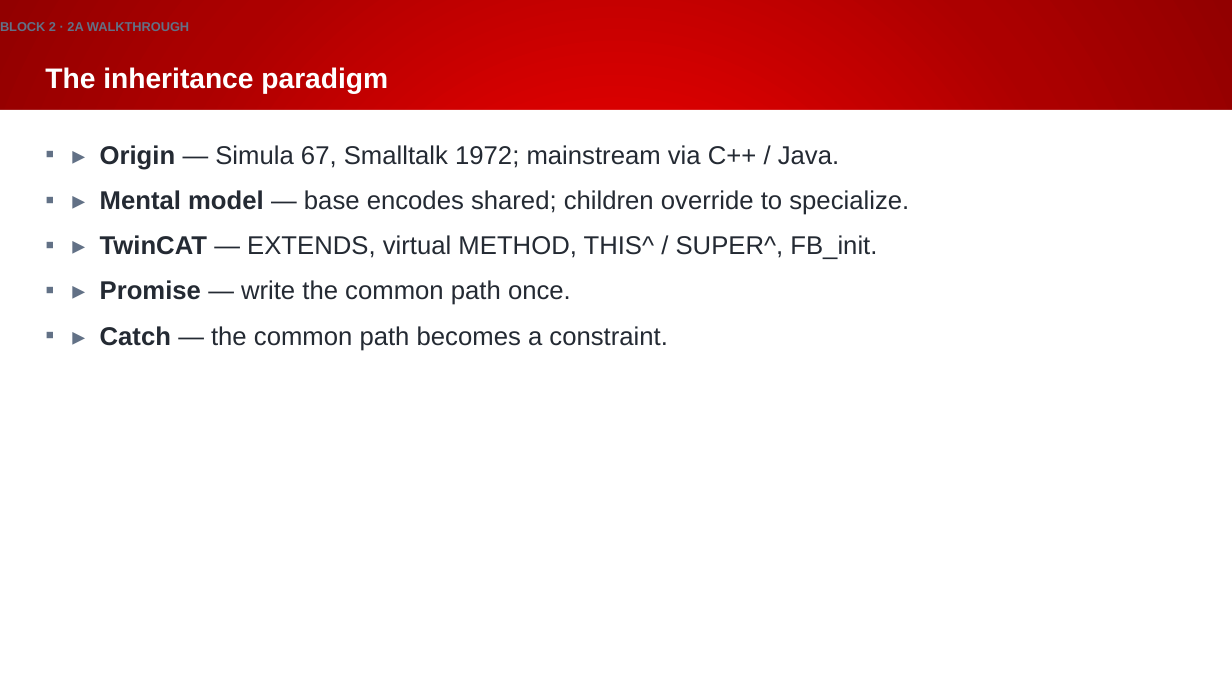
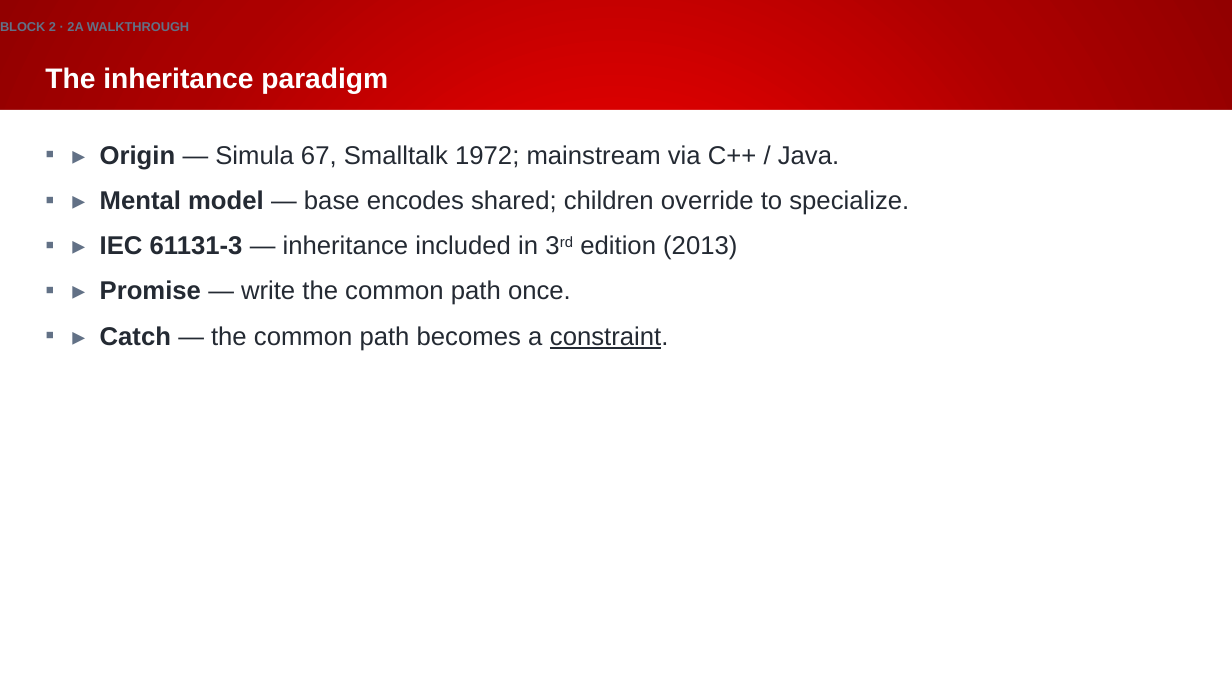
Before and after one commit to Beckhoff-USA-Community/Procedural_To_SOLID, a slide deck: slide 32 of presentation/NEM2026_workshop.pptx (slide 25 before the commit). Drawn at 1232x693 pixels with LibreOffice and Linux fonts; fonts in the diff are those of the drawing; background and template pictures are left out. Boxes give left, top, right and bottom in pixels: in the first picture for what was removed or moved away, otherwise in the second. Text is boxed around its words. In the diff, an @@ line names an element or a change of style, - is before the commit and + after.

```diff
--- a/presentation/NEM2026_workshop.pptx
+++ b/presentation/NEM2026_workshop.pptx
@@ text at [100, 235, 737, 260]: text changed @@
-▪ ▸ TwinCAT — EXTENDS, virtual METHOD, THIS^ / SUPER^, FB_init.
+▪ ▸ IEC 61131-3 — inheritance included in 3rd edition (2013)
@@ text at [100, 326, 669, 351]: underline on in "constraint." @@
```
Also in this commit, not shown: 21 other slides changed, 15 slides added, 1 slide removed, 2 other files.
